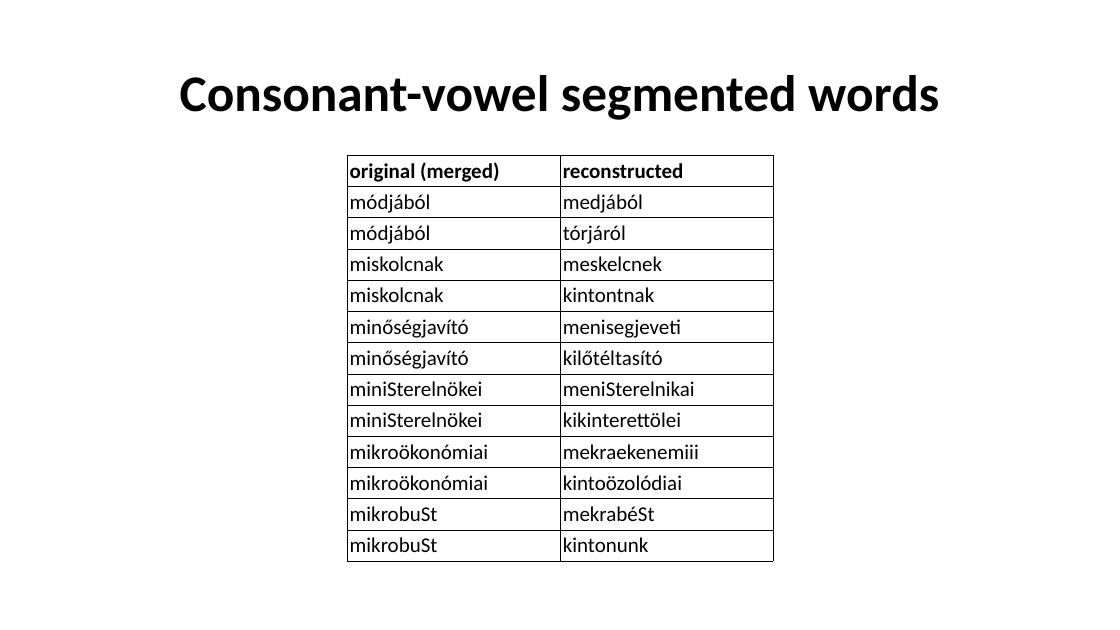
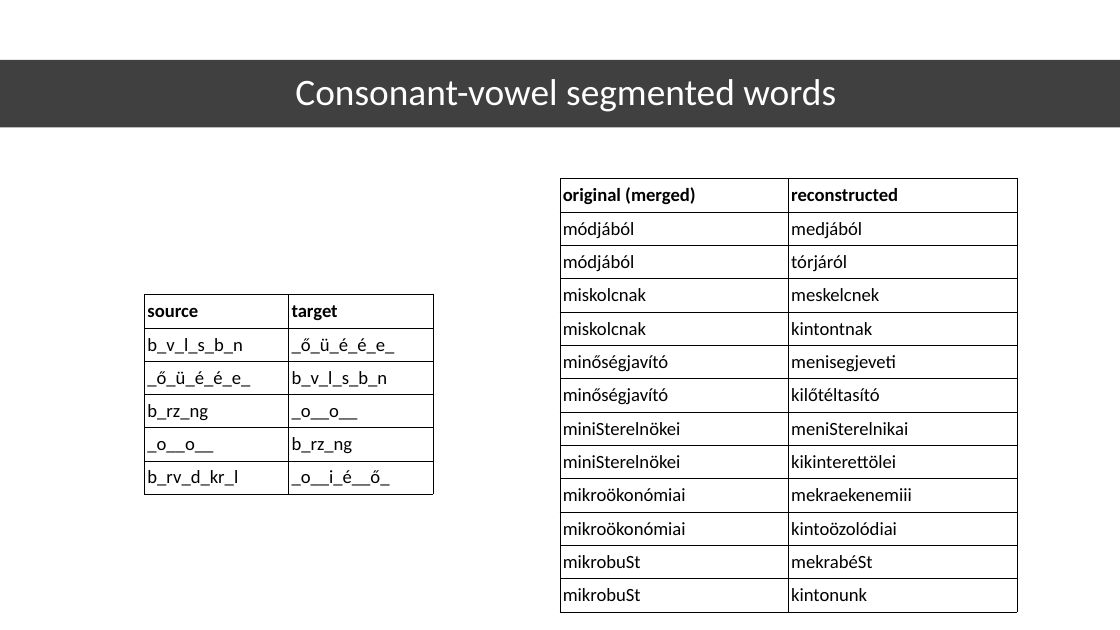
Before and after one commit to evelkey/vahun, a slide deck: slide 9 of Documentation/Autoencoderes kísérletek magyar nyelven.pptx. Drawn at 1120x630 pixels with LibreOffice and Linux fonts; fonts in the diff are those of the drawing. Boxes give left, top, right and bottom in pixels: in the first picture for what was removed or moved away, otherwise in the second. Text is boxed around its words. In the diff, an @@ line names an element or a change of style, - is before the commit and + after.

Commit message:
ppt_done

```diff
--- a/Documentation/Autoencoderes kísérletek magyar nyelven.pptx
+++ b/Documentation/Autoencoderes kísérletek magyar nyelven.pptx
@@ title "Consonant-vowel segmented words": place and size @@
-title "Consonant-vowel segmented words" at bbox=[180, 75, 939, 120]
+title "Consonant-vowel segmented words" at bbox=[295, 79, 836, 112]
@@ title "Consonant-vowel segmented words" at bbox=[295, 79, 836, 112]: size 44 to 32 pt, text colour #000000 to #FFFFFF, bold off @@
@@ rectangle added at bbox=[0, 60, 1120, 128], fill #000000 at 75% opacity @@
@@ table at bbox=[560, 179, 1017, 613] @@
@@ size 18 to 16 pt @@
@@ table: place and size @@
-table at bbox=[347, 155, 774, 556]
+table at bbox=[560, 179, 1017, 613]
@@ table added at bbox=[145, 295, 434, 495], 6 rows, 2 columns @@
+source | target
+b_v_l_s_b_n | _ő_ü_é_é_e_
+_ő_ü_é_é_e_ | b_v_l_s_b_n
+b_rz_ng | _o__o__
+_o__o__ | b_rz_ng
+b_rv_d_kr_l | _o__i_é__ő_
```
Also in this commit, not shown: 5 other slides changed, 2 slides added, 4 slides removed, 1 other file.
